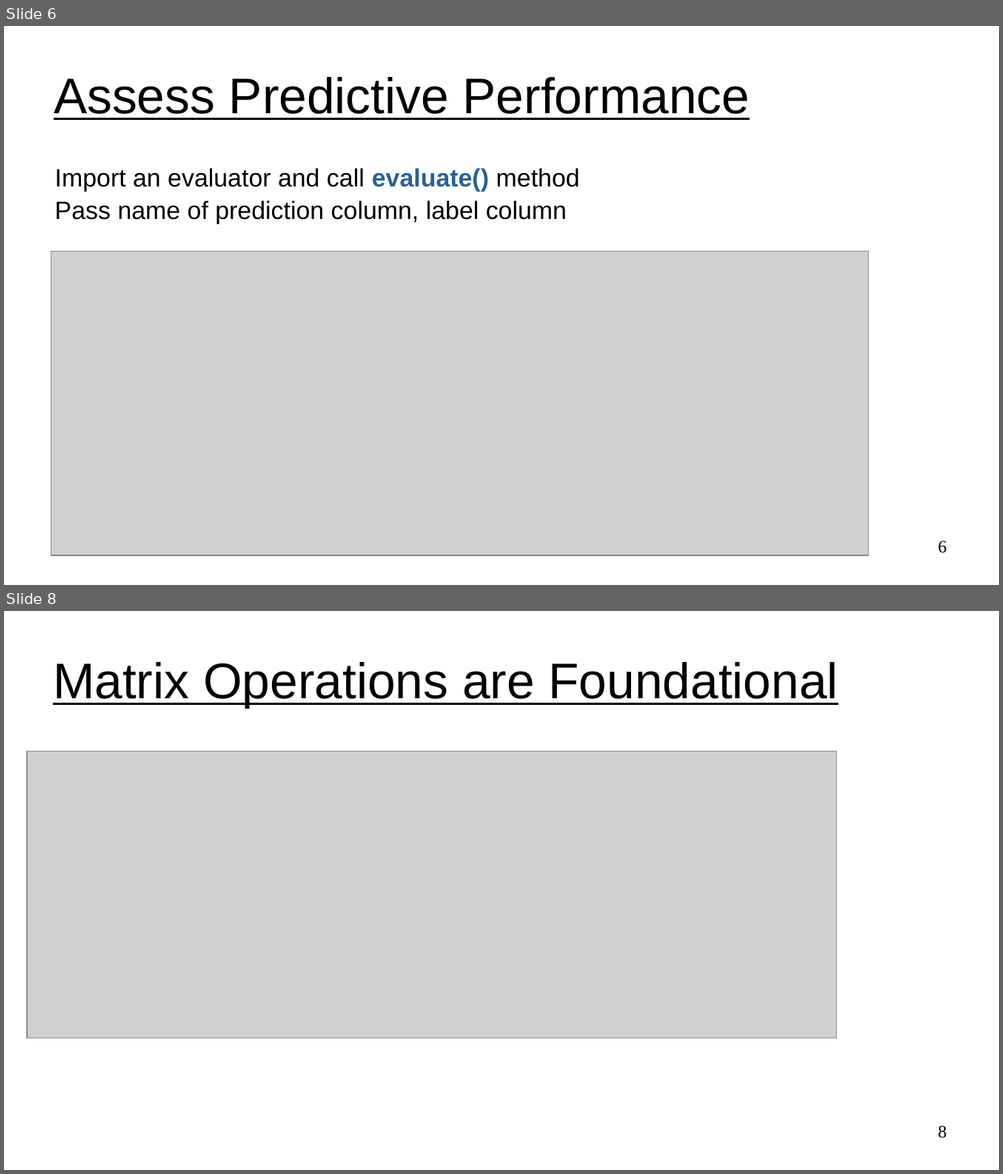
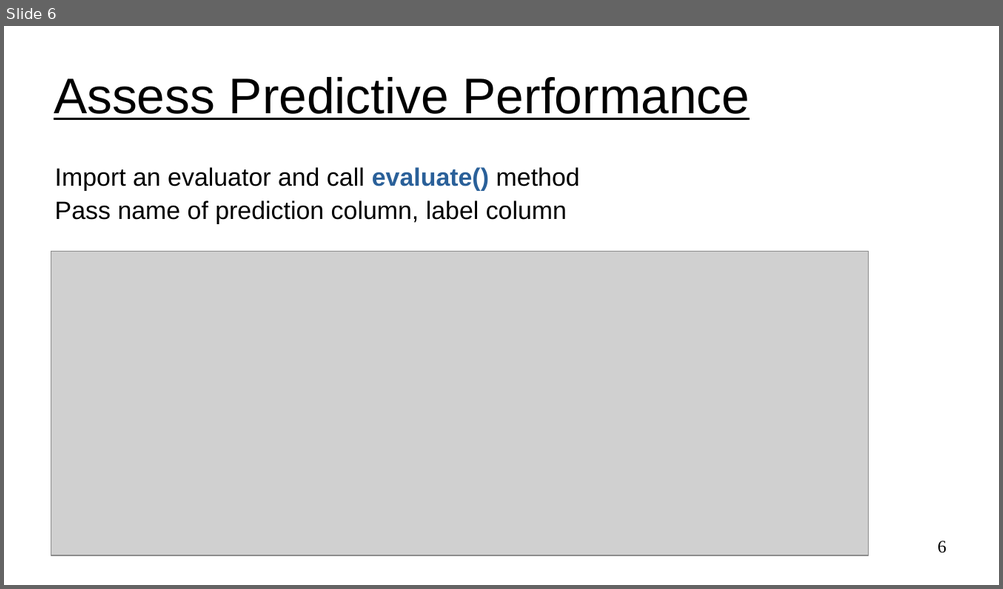
Before and after one commit to UVADS/distributed_computing, a slide deck: 04_mllib_intro_and_supervised_learning/mllib_method_summary.ppt. Shown one above the other, each under a label of ours: slides 6 and 8 before the commit, slide 6 after it; the slides between them are not shown. The pictures are 1003x1174 and 1003x589 pixels, drawn with LibreOffice and Linux fonts; fonts in the diff are those of the drawing; grey boxes stand for pictures. Boxes give left, top, right and bottom in pixels: in the first picture for what was removed or moved away, otherwise in the second. Text is boxed around its words. In the diff, an @@ line names an element or a change of style, - is before the commit and + after.

```diff
--- a/04_mllib_intro_and_supervised_learning/mllib_method_summary.ppt
+++ b/04_mllib_intro_and_supervised_learning/mllib_method_summary.ppt
@@ slide 8 removed at (4,611,999,1170), background #FFFFFF @@
@@ text removed at (53,662,838,708) @@
-Matrix Operations are Foundational
@@ picture removed at (28,751,837,1038) @@
@@ page number removed at (938,1126,947,1139) @@
-8
```
Also in this commit, not shown: 1 slide changed, 4 other slides removed, 2 other files.
